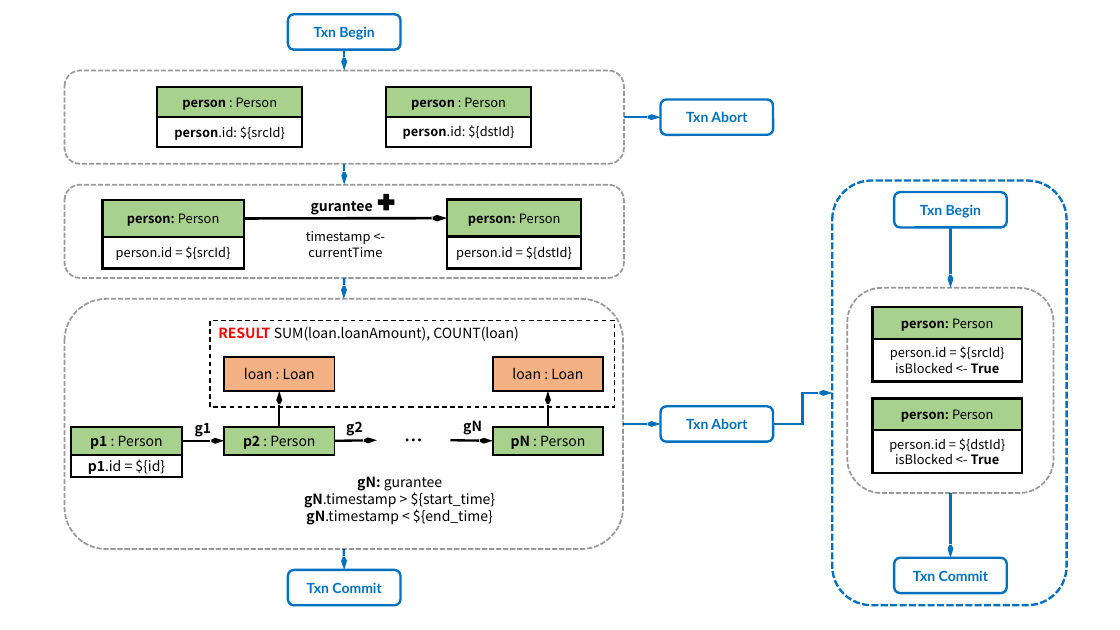
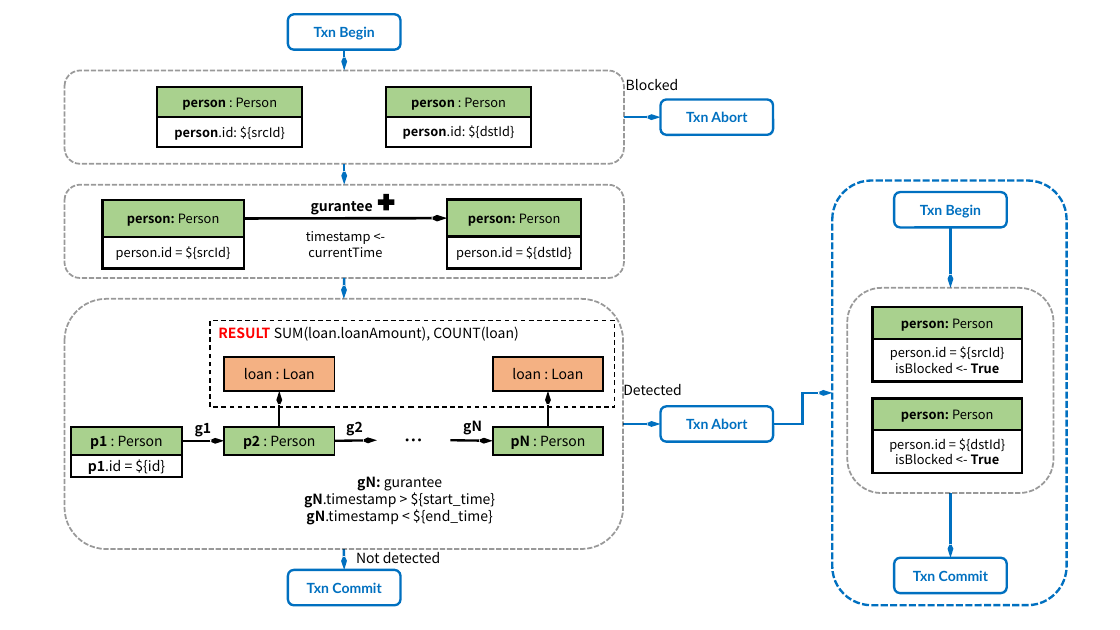
Before and after one commit to ldbc/ldbc_finbench_docs, a slide deck: slide 3 of patterns/transaction-read-write.pptx. Drawn at 1120x630 pixels with LibreOffice and Linux fonts; fonts in the diff are those of the drawing. Boxes give left, top, right and bottom in pixels: in the first picture for what was removed or moved away, otherwise in the second. Text is boxed around its words. In the diff, an @@ line names an element or a change of style, - is before the commit and + after.

```diff
--- a/patterns/transaction-read-write.pptx
+++ b/patterns/transaction-read-write.pptx
@@ text added at (626,79,679,90), 12 pt, text #000000 @@
+Blocked
@@ text added at (623,382,681,399), 12 pt, text #000000 @@
+Detected
@@ text added at (356,552,441,563), 12 pt, text #000000 @@
+Not detected
```
Also in this commit, not shown: 2 other slides changed, 8 other files.
